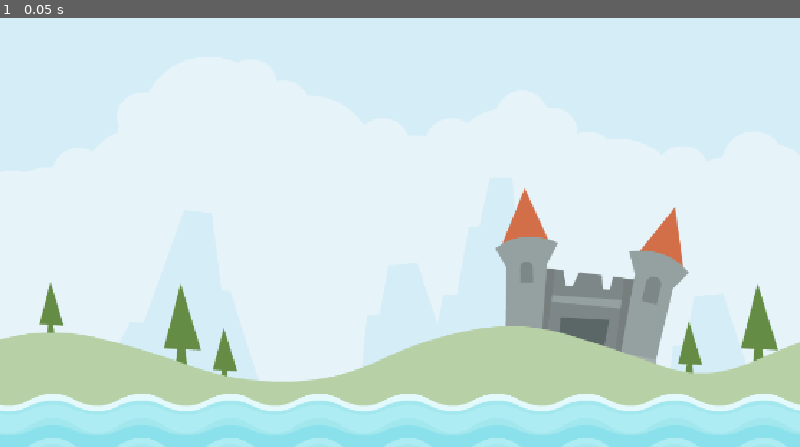
Above: before the commit, frame 1.
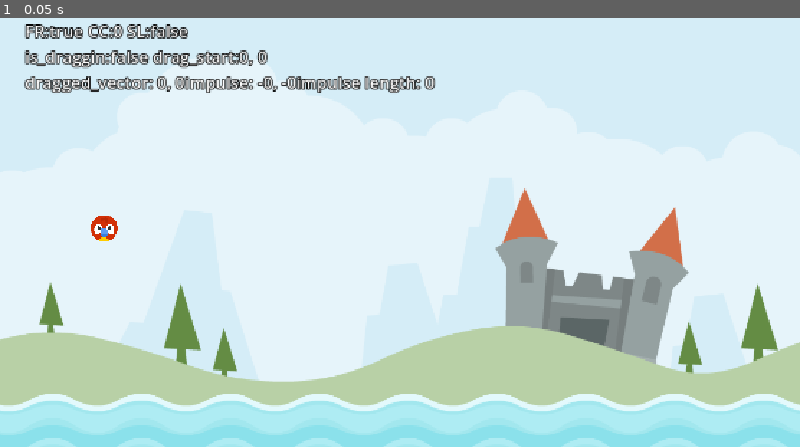
Above: after the commit, the same moment.

Repository: vivianamo/angry-animals
Game: Godot game, scene res://Scenes/LevelBase/level_base.tscn
The game is run twice, just before and just after one commit, with the same random seed, the same clock (stepped at 60 frames per second) and the same inputs.
Inputs:
- Up to frame 1 (0.05 s): no input

The runs differ from the first frame. In frame 1, 2.6% of the frame differs, in the area x 3-55%, y 1-52%.

Commit message:
fixed syntax with adding child deferred

Diff:
--- a/Scenes/LevelBase/level_base.gd
+++ b/Scenes/LevelBase/level_base.gd
@@ -14,4 +14,4 @@
 func SpawnAnimal() -> void:
 	var new_animal: Animal = ANIMAL.instantiate()
 	new_animal.position = start.position
-	call_deferred("add_child", animal_holder)
+	animal_holder.call_deferred("add_child", new_animal)
